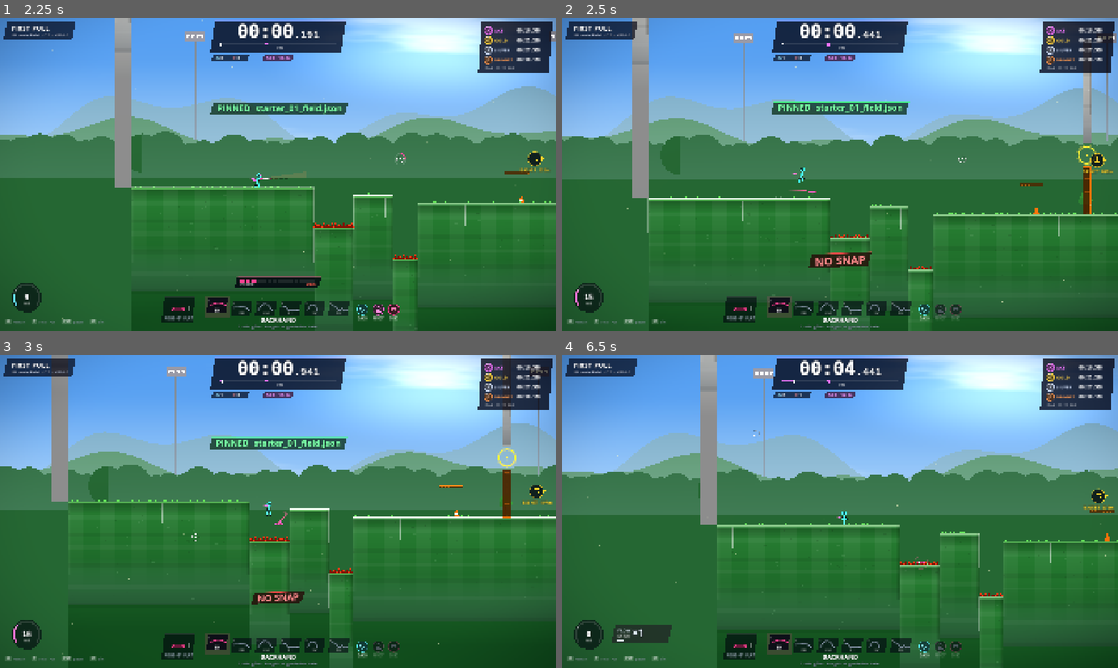
Above: before the commit, frames 1-4 (two rows, left to right).
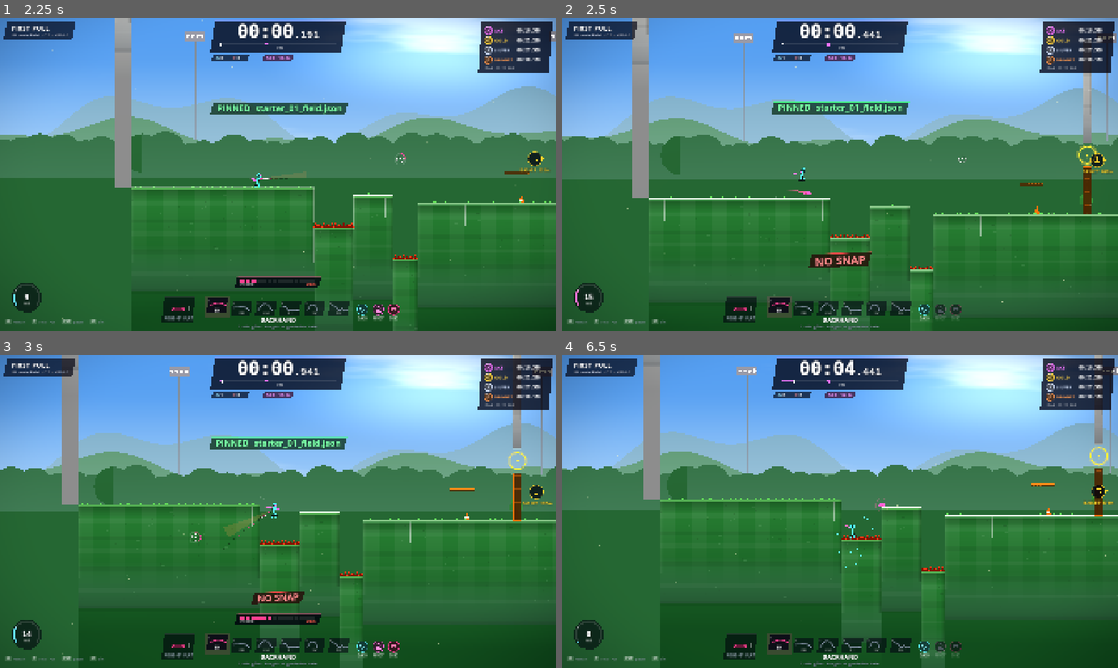
Above: after the commit, the same moments.

Repository: malleum/ultimategrapple
Game: Godot game, scene res://scenes/main.tscn
Same seed, same stepped clock (60 frames per second), same inputs: the game is played once before the commit and once after it.
Inputs (mouse positions are in pixels of both pictures, inside the frame that each line leads up to):
- Up to frame 1 (2.25 s): click "COURSES" at 0.5 s; click "01 First Pull" at 1.25 s; tap Enter at 2 s; move the mouse to (400, 158) at 2.02 s; hold D (move_right) from 2.03 s (still down); hold F (snap) from 2.03 s (still down); tap P (pin) at 2.1 s; click (400, 158) at 2.17 s
- Up to frame 2 (2.5 s): keep holding D (move_right); keep holding F (snap); tap Space (jump) at 2.27 s
- Up to frame 3 (3 s): release D (move_right) at 2.75 s; release F (snap) at 2.75 s; drag from (166, 527) to (255, 558) at 2.77 s
- Up to frame 4 (6.5 s): move the mouse to (895, 442) at 3.52 s; hold A (move_left) 3.53-4.25 s; click (895, 442) at 3.6 s; tap P (pin) at 3.8 s; drag from (812, 574) to (1051, 605) at 4.27 s; move the mouse to (1006, 558) at 5.02 s; hold D (move_right) 5.03-5.75 s; right-click (1006, 558) at 5.1 s; tap Space (jump) at 5.27 s; click (1006, 558) at 5.3 s; drag from (673, 464) to (756, 433) at 5.77 s

Frame 1 is identical in both runs. In frame 2, 0.8% of the frame differs, in the area x 3-100%, y 32-100%; in frame 3, 8.6%; in frame 4, 17%, in the area x 0-100%, y 0-100%.

Commit message:
Snap: event-time judging, early/late parity, much bigger skill spread
- Snap and throw-release are timestamped when the input event arrives
  (µs) and judged on |snap - release|, so tick batching no longer skews it
- Late snaps now reproduce an on-time snap exactly (same spin incl. type
  spin and movement penalty, wobble, stability, and the missing speed and
  distance) via ThrowTypes.launch_params shared by player and tools
- Snap quality drives aerodynamics (an unspun disc flutters: less lift,
  more drag) and outcome speeds were widened: PERFECT now carries ~1.5x
  (hammer/thumber) to ~2.5x (backhand) as far as no snap
- snap_table/range_table use the shared launch math

Co-Authored-By: Claude Opus 5.5 <noreply@anthropic.com>
Claude-Session: https://claude.ai/code/session_01TpV548vRC2KvUmKRPXhcFK

Diff:
--- a/src/core/player_input.gd
+++ b/src/core/player_input.gd
@@ -40,6 +40,11 @@
 var stick_active := false        # right stick currently deflected
 var using_pad := false           # last input came from a pad (ANY mode)
 var mouse_world_fn: Callable     # returns the mouse position in world space for this view
+## Event-time stamps (µs) for the snap mechanic, taken when the input event
+## arrives rather than when a physics tick happens to poll it.
+var snap_us := -1
+var throw_release_us := -1
+var _trig_r := 0.0
 
 
 func _init(p_device := ANY) -> void:
@@ -130,6 +135,36 @@
 	return false
 
 
+func _pad_ok(id: int) -> bool:
+	return device == id or device == ANY
+
+
+func handle_event(ev: InputEvent) -> void:
+	var now := Time.get_ticks_usec()
+	if ev is InputEventKey or ev is InputEventMouseButton:
+		if not uses_kbm():
+			return
+		if ev.is_action_pressed("snap"):
+			snap_us = now
+		elif ev.is_action_released("throw"):
+			throw_release_us = now
+	elif ev is InputEventJoypadButton:
+		if _pad_ok(ev.device) and ev.pressed and PAD_BUTTONS.snap.has(ev.button_index):
+			snap_us = now
+	elif ev is InputEventJoypadMotion and ev.axis == JOY_AXIS_TRIGGER_RIGHT and _pad_ok(ev.device):
+		if _trig_r > TRIGGER and ev.axis_value <= TRIGGER:
+			throw_release_us = now
+		_trig_r = ev.axis_value
+
+
+## Timestamp of a press/release that the poll just reported: the event time if
+## we saw the event recently, otherwise now (scripted/test input has no events).
+static func stamp(event_us: int, now_us: int) -> int:
+	if event_us > 0 and now_us - event_us < 80000:
+		return event_us
+	return now_us
+
+
 func pressed(a: String) -> bool:
 	return _cur.get(a, false)
 
--- a/src/disc/disc.gd
+++ b/src/disc/disc.gd
@@ -20,12 +20,15 @@
 const RADIUS := 10.0
 const MAX_ALPHA := 0.75
 const STALL_ALPHA := 0.42
+const FLUTTER_LIFT := 0.8    # lift multiplier at zero snap quality
+const FLUTTER_DRAG := 1.3    # drag multiplier at zero snap quality
 
 var state := HELD
 var type_idx := 0
 var t: Dictionary = ThrowTypes.TYPES[0]
 var age := 0.0
 var spin := 1.0            # 0..1
+var quality := 1.0         # snap quality (aero stability): 1 perfect .. 0.25 none
 var spin_dir := 1          # visual + wall kick direction
 var phi := 0.0             # attitude (nose up, radians) in forward frame
 var wobble := 0.0          # amplitude of attitude noise
@@ -92,8 +95,9 @@
 	trail.clear_points()
 
 
-func launch(from: Vector2, vel: Vector2, p_type: int, p_spin: float, nose: float, p_wobble: float) -> void:
+func launch(from: Vector2, vel: Vector2, p_type: int, p_spin: float, nose: float, p_wobble: float, p_quality := 1.0) -> void:
 	type_idx = p_type
+	quality = p_quality
 	t = ThrowTypes.get_type(p_type)
 	global_position = from
 	reset_physics_interpolation()
@@ -113,13 +117,17 @@
 	_set_state(FLIGHT)
 
 
-## Snap pressed slightly after release: upgrade spin/speed retroactively.
-func late_snap(spin_value: float, speed_mult: float, wobble_mult: float) -> void:
-	if state != FLIGHT or age > 0.12:
-		return
-	spin = maxf(spin, spin_value)
-	velocity *= speed_mult
-	wobble *= wobble_mult
+## Snap pressed just after release: upgrade the throw to exactly what an
+## on-time snap would have produced (spin, wobble, stability, and the missing
+## speed — including the distance that speed would already have covered).
+func apply_late_snap(p_spin: float, add_vel: Vector2, p_wobble: float, p_quality: float) -> void:
+	if state != FLIGHT or age > 0.15:
+		return
+	spin = p_spin
+	wobble = p_wobble
+	quality = p_quality
+	velocity += add_vel
+	move_and_collide(add_vel * age)
 
 
 func _set_state(s: int) -> void:
@@ -201,7 +209,11 @@
 		if absf(alpha) > STALL_ALPHA:
 			cl *= clampf(1.0 - (absf(alpha) - STALL_ALPHA) * 2.5, 0.25, 1.0)
 		var cd: float = t.cd0 + t.cda * pow(alpha + 0.07, 2)
+		# an unspun disc flutters: less lift, more drag
 		var lift_mul: float = t.lift
+		if quality < 0.999:
+			cd *= lerpf(FLUTTER_DRAG, 1.0, quality)
+			lift_mul *= lerpf(FLUTTER_LIFT, 1.0, quality)
 		if t.flip_t > 0.0:
 			lift_mul *= lerpf(1.0, t.flip_lift, smoothstep(t.flip_t * 0.6, t.flip_t * 1.4, age))
 		var up := Vector2(f.y, -f.x) * (1.0 if f.x >= 0.0 else -1.0)
--- a/src/disc/throw_types.gd
+++ b/src/disc/throw_types.gd
@@ -44,6 +44,33 @@
 ]
 
 
+## Snap outcomes. "spin" is the snap's spin level (also drives aero stability
+## in disc.gd: an unspun disc flutters, losing lift and gaining drag),
+## "speed" multiplies launch speed, "wobble" multiplies attitude noise.
+const SNAP := {
+	"PERFECT": {"spin": 1.0, "speed": 1.09, "wobble": 0.15},
+	"GOOD": {"spin": 0.62, "speed": 0.95, "wobble": 0.6},
+	"NONE": {"spin": 0.25, "speed": 0.8, "wobble": 1.5},
+}
+const SNAP_PERFECT_US := 35000   # |snap - release| for PERFECT
+const SNAP_GOOD_US := 90000      # |snap - release| for GOOD
+
+
+## Launch numbers for a throw. Shared by the player, late snaps and tools so
+## early and late snaps are identical.
+##   power 0..1 (charge), mf = movement penalty factor, oc = overcharge 0..1
+static func launch_params(ty: Dictionary, power: float, quality: String, mf: float, oc: float) -> Dictionary:
+	var q: Dictionary = SNAP[quality]
+	var base_speed: float = ty.speed * power * (1.0 - 0.22 * minf(mf, 1.0)) * (1.0 - 0.1 * oc)
+	return {
+		"speed": base_speed * float(q.speed),
+		"base_speed": base_speed,
+		"spin": float(q.spin) * float(ty.spin) * (1.0 - 0.3 * minf(mf, 1.0)),
+		"wobble": (0.25 + mf * 0.9 + oc * 0.8) * float(q.wobble),
+		"quality": float(q.spin),
+	}
+
+
 static func count() -> int:
 	return TYPES.size()
 
--- a/src/player/player.gd
+++ b/src/player/player.gd
@@ -59,8 +59,6 @@
 const PICKUP_RADIUS := 40.0
 const CHARGE_TIME := 0.5
 const OVERCHARGE_START := 1.1
-const SNAP_PERFECT_MS := 35
-const SNAP_GOOD_MS := 90
 const NOSE_STEP := deg_to_rad(3.0)
 const NOSE_MAX := deg_to_rad(15.0)
 const PIVOT_MAX := 1.5
@@ -115,9 +113,10 @@
 var sway_t := 0.0
 var throw_type := 0
 var nose := 0.0
-var last_snap_ms := -100000
-var last_release_ms := -100000
+var last_snap_us := -100000000
+var last_release_us := -100000000
 var pending_late_snap := false
+var _pending := {}   # launch info kept for a late snap
 var pivot_t := 0.0
 var pivot_air := false
 var pivot_stored := Vector2.ZERO
@@ -251,6 +250,10 @@
 	var aim := mouse_world() - hand()
 	if aim.length() > 4.0:
 		aim_dir = aim.normalized()
+
+
+func _input(event: InputEvent) -> void:
+	inp.handle_event(event)
 
 
 func _unhandled_input(event: InputEvent) -> void:
@@ -756,16 +759,14 @@
 	if not input_enabled:
 		charging = false
 		return
-	var now := Time.get_ticks_msec()
+	var now_us := Time.get_ticks_usec()
 	if inp.just_pressed("snap"):
-		last_snap_ms = now
-		if pending_late_snap and now - last_release_ms <= SNAP_GOOD_MS and disc:
-			var dtm := now - last_release_ms
-			var perfect := dtm <= SNAP_PERFECT_MS
-			disc.late_snap(1.0 if perfect else 0.8, 1.09 if perfect else 1.04, 0.15 if perfect else 0.5)
-			pending_late_snap = false
-			_snap_feedback("PERFECT" if perfect else "GOOD")
-	if pending_late_snap and now - last_release_ms > SNAP_GOOD_MS:
+		last_snap_us = PlayerInput.stamp(inp.snap_us, now_us)
+		if pending_late_snap and disc:
+			var dtu := last_snap_us - last_release_us
+			if dtu >= 0 and dtu <= ThrowTypes.SNAP_GOOD_US:
+				_late_snap("PERFECT" if dtu <= ThrowTypes.SNAP_PERFECT_US else "GOOD")
+	if pending_late_snap and now_us - last_release_us > ThrowTypes.SNAP_GOOD_US:
 		pending_late_snap = false
 		_snap_feedback("NO SNAP")
 
@@ -816,28 +817,22 @@
 func _throw() -> void:
 	charging = false
 	var ty: Dictionary = ThrowTypes.get_type(throw_type)
-	var now := Time.get_ticks_msec()
-	last_release_ms = now
+	var now_us := Time.get_ticks_usec()
+	last_release_us = PlayerInput.stamp(inp.throw_release_us, now_us)
 	var mf := _move_factor()
 	var oc := overcharge()
-	var snap_dt := now - last_snap_ms
-	var spin: float = 0.45
-	var speed_mult := 1.0
-	var wob_mult := 1.0
-	var quality := ""
-	if snap_dt >= 0 and snap_dt <= SNAP_PERFECT_MS:
-		spin = 1.0; speed_mult = 1.09; wob_mult = 0.15; quality = "PERFECT"
-	elif snap_dt >= 0 and snap_dt <= SNAP_GOOD_MS:
-		spin = 0.8; speed_mult = 1.04; wob_mult = 0.5; quality = "GOOD"
-	else:
-		pending_late_snap = true
-	spin *= ty.spin * (1.0 - 0.3 * minf(mf, 1.0))
+	# snap judged on |snap press - throw release|, either order
+	var snap_dt := absi(last_release_us - last_snap_us)
+	var quality := "NONE"
+	if snap_dt <= ThrowTypes.SNAP_PERFECT_US:
+		quality = "PERFECT"
+	elif snap_dt <= ThrowTypes.SNAP_GOOD_US:
+		quality = "GOOD"
+	var power := charge_power()
+	var lp := ThrowTypes.launch_params(ty, power, quality, mf, oc)
 	var ang := aim_dir.angle() + sway_angle() + _rng.randfn(0.0, 0.035 * mf + 0.04 * oc)
 	var dir := Vector2.RIGHT.rotated(ang)
-	var power := charge_power()
-	var spd: float = ty.speed * power * speed_mult * (1.0 - 0.22 * minf(mf, 1.0)) * (1.0 - 0.1 * oc)
-	var vel := dir * spd + velocity * 0.2
-	var wobble := (0.25 + mf * 0.9 + oc * 0.8) * wob_mult
+	var vel: Vector2 = dir * float(lp.speed) + velocity * 0.2
 	var from := hand() + dir * 16.0
 	var space := get_world_2d().direct_space_state
 	var q := PhysicsRayQueryParameters2D.create(center(), from, collision_mask, [get_rid()])
@@ -845,15 +840,30 @@
 		from = center()
 	has_disc = false
 	throws += 1
-	disc.launch(from, vel, throw_type, spin, nose * facing_sign_for(dir), wobble)
+	disc.launch(from, vel, throw_type, lp.spin, nose * facing_sign_for(dir), lp.wobble, lp.quality)
 	disc.thrower_id = 1
+	pending_late_snap = quality == "NONE"
+	_pending = {"ty": ty, "power": power, "mf": mf, "oc": oc, "dir": dir}
 	if state == PIVOT:
 		pivot_threw_t = 0.0
-	if quality != "":
+	if quality != "NONE":
 		_snap_feedback(quality)
-	var info := {"type": ty.id, "power": power, "quality": quality, "move": mf, "overcharge": oc}
+	var info := {"type": ty.id, "power": power, "quality": quality if quality != "NONE" else "", "move": mf, "overcharge": oc}
 	threw.emit(info)
 	fx.emit("throw", from, info)
+
+
+## Snap arrived just after release: give the disc exactly what an on-time snap
+## would have (same spin/wobble/stability; the missing speed is added).
+func _late_snap(quality: String) -> void:
+	pending_late_snap = false
+	if _pending.is_empty():
+		return
+	var none := ThrowTypes.launch_params(_pending.ty, _pending.power, "NONE", _pending.mf, _pending.oc)
+	var lp := ThrowTypes.launch_params(_pending.ty, _pending.power, quality, _pending.mf, _pending.oc)
+	var add_vel: Vector2 = _pending.dir * (float(lp.speed) - float(none.speed))
+	disc.apply_late_snap(lp.spin, add_vel, lp.wobble, lp.quality)
+	_snap_feedback(quality)
 
 
 func facing_sign_for(_dir: Vector2) -> float:
--- a/tools/range_table.gd
+++ b/tools/range_table.gd
@@ -33,9 +33,8 @@
 				root.add_child(d)
 				var dir := Vector2.RIGHT.rotated(-deg_to_rad(deg))
 				var from := Vector2(0, HAND_Y) + dir * 16.0
-				var spin: float = 1.0 * ty.spin
-				var vel: Vector2 = dir * float(ty.speed) * 1.0 * 1.09
-				d.launch(from, vel, ti, spin, 0.0, 0.25 * 0.15)
+				var lp := ThrowTypes.launch_params(ty, 1.0, "PERFECT", 0.0, 0.0)
+				d.launch(from, dir * float(lp.speed), ti, lp.spin, 0.0, lp.wobble, lp.quality)
 				var e := {"d": d, "type": ty.id, "deg": deg, "touch": -1.0, "touch_t": -1.0, "rest": -1.0, "apex": 0.0, "skips": 0}
 				d.impact.connect(func(kind, _s): _on_impact(e, kind))
 				runs.append(e)
--- a/tools/snap_table.gd
+++ b/tools/snap_table.gd
@@ -6,13 +6,13 @@
 const HAND_Y := -44.0 * 0.72
 # best carry angle, best total angle (from tools/range_table.gd)
 const ANGLES := {"backhand": [16, 14], "forehand": [20, 14], "hammer": [34, 6], "roller": [37, 2], "scoober": [33, 6], "thumber": [41, 7]}
-# name: [spin mult, speed mult, wobble mult, late_delay_s (or -1), late args]
+# name, launch quality, late delay (s) and late quality
 const MODES := [
-	["perfect", 1.0, 1.09, 0.15, -1.0],
-	["perfect-late", 0.45, 1.0, 1.0, 0.033],
-	["good", 0.8, 1.04, 0.5, -1.0],
-	["good-late", 0.45, 1.0, 1.0, 0.083],
-	["none", 0.45, 1.0, 1.0, -1.0],
+	["perfect", "PERFECT", -1.0, ""],
+	["perfect-late", "NONE", 0.033, "PERFECT"],
+	["good", "GOOD", -1.0, ""],
+	["good-late", "NONE", 0.083, "GOOD"],
+	["none", "NONE", -1.0, ""],
 ]
 var runs := []
 var f := 0
@@ -31,8 +31,9 @@
 					var d := Disc.new()
 					root.add_child(d)
 					var dir := Vector2.RIGHT.rotated(-deg_to_rad(deg))
-					d.launch(Vector2(0, HAND_Y) + dir * 16.0, dir * float(ty.speed) * float(m[2]), ti, float(m[1]) * float(ty.spin), 0.0, 0.25 * float(m[3]))
-					var e := {"d": d, "type": ty.id, "which": which, "mode": m[0], "late": m[4], "touch": -1.0, "rest": -1.0, "done_late": false}
+					var lp := ThrowTypes.launch_params(ty, 1.0, m[1], 0.0, 0.0)
+					d.launch(Vector2(0, HAND_Y) + dir * 16.0, dir * float(lp.speed), ti, lp.spin, 0.0, lp.wobble, lp.quality)
+					var e := {"d": d, "ty": ty, "dir": dir, "type": ty.id, "which": which, "mode": m[0], "late": m[2], "late_q": m[3], "touch": -1.0, "rest": -1.0, "done_late": false}
 					d.impact.connect(func(k, _s): if e.touch < 0.0: e.touch = d.global_position.x)
 					runs.append(e)
 		return false
@@ -42,10 +43,9 @@
 		var d = e.d
 		if e.late > 0.0 and not e.done_late and d.age >= e.late:
 			e.done_late = true
-			if e.mode == "perfect-late":
-				d.late_snap(1.0, 1.09, 0.15)
-			else:
-				d.late_snap(0.8, 1.04, 0.5)
+			var none := ThrowTypes.launch_params(e.ty, 1.0, "NONE", 0.0, 0.0)
+			var lq := ThrowTypes.launch_params(e.ty, 1.0, e.late_q, 0.0, 0.0)
+			d.apply_late_snap(lq.spin, e.dir * (float(lq.speed) - float(none.speed)), lq.wobble, lq.quality)
 		if e.rest < 0.0:
 			if d.state == Disc.REST:
 				e.rest = d.global_position.x
@@ -60,5 +60,13 @@
 						var v: float = e.touch if which == 0 else (e.rest if e.rest >= 0.0 else e.d.global_position.x)
 						line += "| %s %6.1fm " % [e.mode, v / 32.0]
 				print(line)
+		print("")
+		print("perfect / none ratio (carry, total):")
+		for ty in ANGLES:
+			var vals := {}
+			for e in runs:
+				if e.type == ty:
+					vals["%s%d" % [e.mode, e.which]] = e.touch if e.which == 0 else (e.rest if e.rest >= 0.0 else e.d.global_position.x)
+			print("  %-9s carry x%.2f   total x%.2f   (good: carry x%.2f)" % [ty, vals.perfect0 / vals.none0, vals.perfect1 / vals.none1, vals.good0 / vals.none0])
 		return true
 	return false
Not shown, added: tools/snap_table.gd.uid
Not shown, changed: README.md
